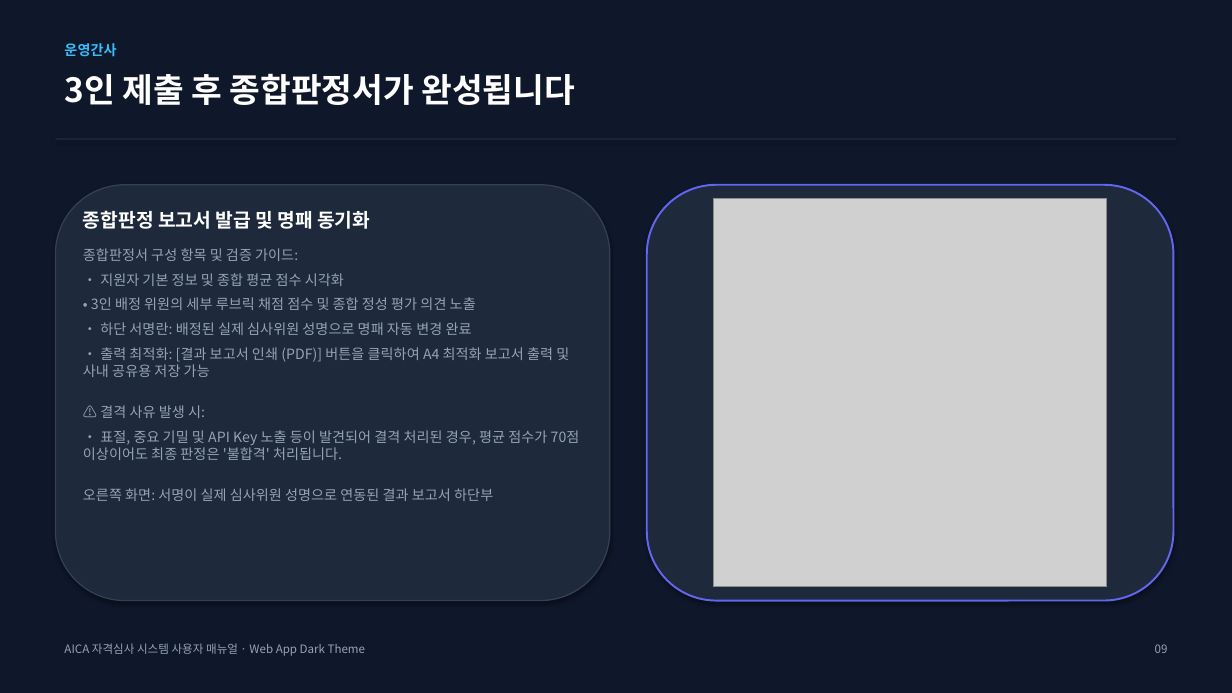
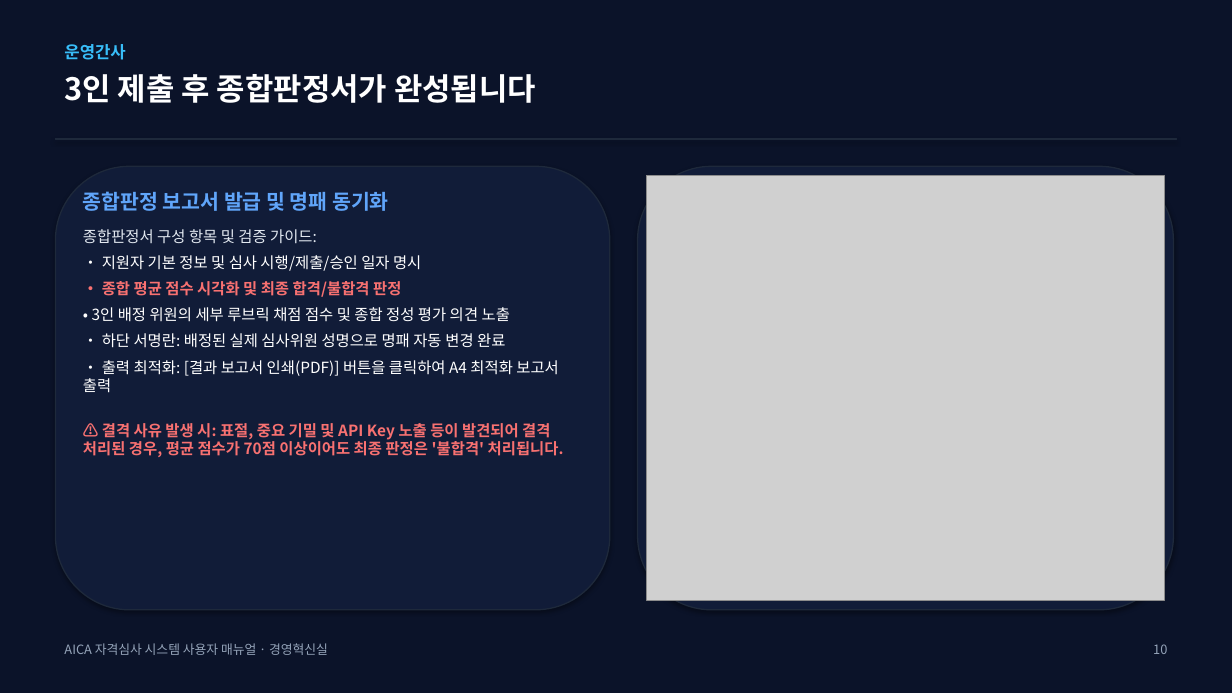
Before and after one commit to teckyun73/AICA_COMPETENCY, a slide deck: slide 10 of AICA_System_User_Manual.pptx. Drawn at 1232x693 pixels with LibreOffice and Linux fonts; fonts in the diff are those of the drawing; grey boxes stand for pictures. Boxes give left, top, right and bottom in pixels: in the first picture for what was removed or moved away, otherwise in the second. Text is boxed around its words. In the diff, an @@ line names an element or a change of style, - is before the commit and + after.

Commit message:
style: redesign user manual PPTX and PDF to match exact 20-page dark slate design theme of attached document

```diff
--- a/AICA_System_User_Manual.pptx
+++ b/AICA_System_User_Manual.pptx
@@ background #0F172A to #0B1329 @@
@@ text "운영간사" at [64,44,125,60]: size 11 to 13 pt @@
@@ text "3인 제출 후 종합판정서가 완성됩니다" at [64,74,536,103]: size 26 to 24 pt @@
@@ rounded rectangle: place and size @@
-rounded rectangle at [55,185,610,601]
+rounded rectangle at [55,166,610,610]
@@ rounded rectangle at [55,166,610,610]: fill #1E293B to #111C38; outline #334155 1 pt to #1E293B 1 pt @@
@@ rounded rectangle: place and size @@
-rounded rectangle at [647,185,1174,601]
+rounded rectangle at [638,166,1174,610]
@@ rounded rectangle at [638,166,1174,610]: fill #1E293B to #111C38; outline #6366F1 1.5 pt to #1E293B 1 pt @@
@@ picture: place and size @@
-picture at [714,199,1107,587]
+picture at [647,176,1165,601]
@@ text "종합판정 보고서 발급 및 명패 ...": place and size @@
-text "종합판정 보고서 발급 및 명패 ..." at [83,210,580,501]
+text "종합판정 보고서 발급 및 명패 ..." at [83,191,564,457]
@@ text at [83,191,510,348]: size 15 to 16 pt, text colour #FFFFFF to #60A5FA in "종합판정 보고서 발급 및 명패 동기화"; size 11 to 12 pt in "종합판정서 구성 항목 및 검증 가이드:", "• 3인 배정 위원의 세부 루브릭 채점 ...", "• 하단 서명란: 배정된 실제 심사위원 성명으로 ..."; text colour #94A3B8 to #E2E8F0 in "종합판정서 구성 항목 및 검증 가이드:"; text colour #94A3B8 to #FFFFFF in "• 3인 배정 위원의 세부 루브릭 채점 ...", "• 하단 서명란: 배정된 실제 심사위원 성명으로 ..."; less space between paragraphs @@
@@ text at [102,255,421,297]: text changed; size 11 to 12 pt; text colour #94A3B8 to #FFFFFF @@
-• 지원자 기본 정보 및 종합 평균 점수 시각화
+• 지원자 기본 정보 및 심사 시행/제출/승인 일자 명시
+• 종합 평균 점수 시각화 및 최종 합격/불합격 판정
@@ text at [83,360,564,457]: text changed; size 11 to 12 pt; text colour #94A3B8 to #F87171; bold on @@
-• 출력 최적화: [결과 보고서 인쇄 (PDF)] 버튼을 클릭하여 A4 최적화 보고서 출력 및 사내 공유용 저장 가능
-⚠️ 결격 사유 발생 시:
-• 표절, 중요 기밀 및 API Key 노출 등이 발견되어 결격 처리된 경우, 평균 점수가 70점 이상이어도 최종 판정은 '불합격' 처리됩니다.
-오른쪽 화면: 서명이 실제 심사위원 성명으로 연동된 결과 보고서 하단부
+• 출력 최적화: [결과 보고서 인쇄(PDF)] 버튼을 클릭하여 A4 최적화 보고서 출력
+⚠️ 결격 사유 발생 시: 표절, 중요 기밀 및 API Key 노출 등이 발견되어 결격 처리된 경우, 평균 점수가 70점 이상이어도 최종 판정은 '불합격' 처리됩니다.
@@ text at [64,643,328,655]: text changed; size 9 to 10 pt @@
-AICA 자격심사 시스템 사용자 매뉴얼 · Web App Dark Theme
+AICA 자격심사 시스템 사용자 매뉴얼 · 경영혁신실
@@ text at [1153,644,1167,654]: text changed; size 9 to 10 pt @@
-09
+10
```
Also in this commit, not shown: 15 other slides changed, 4 slides added, 1 slide removed, 23 other files.
